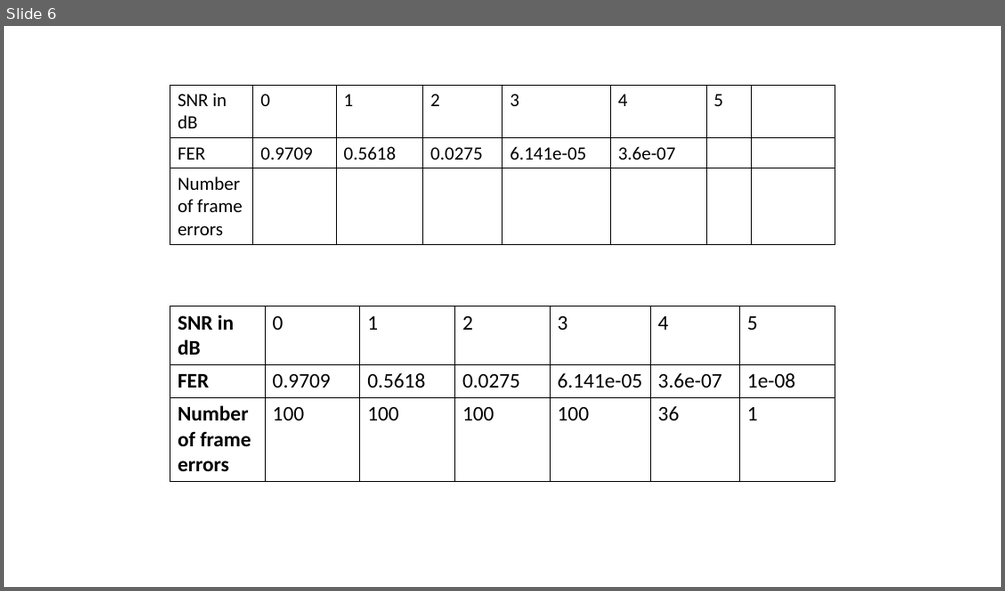
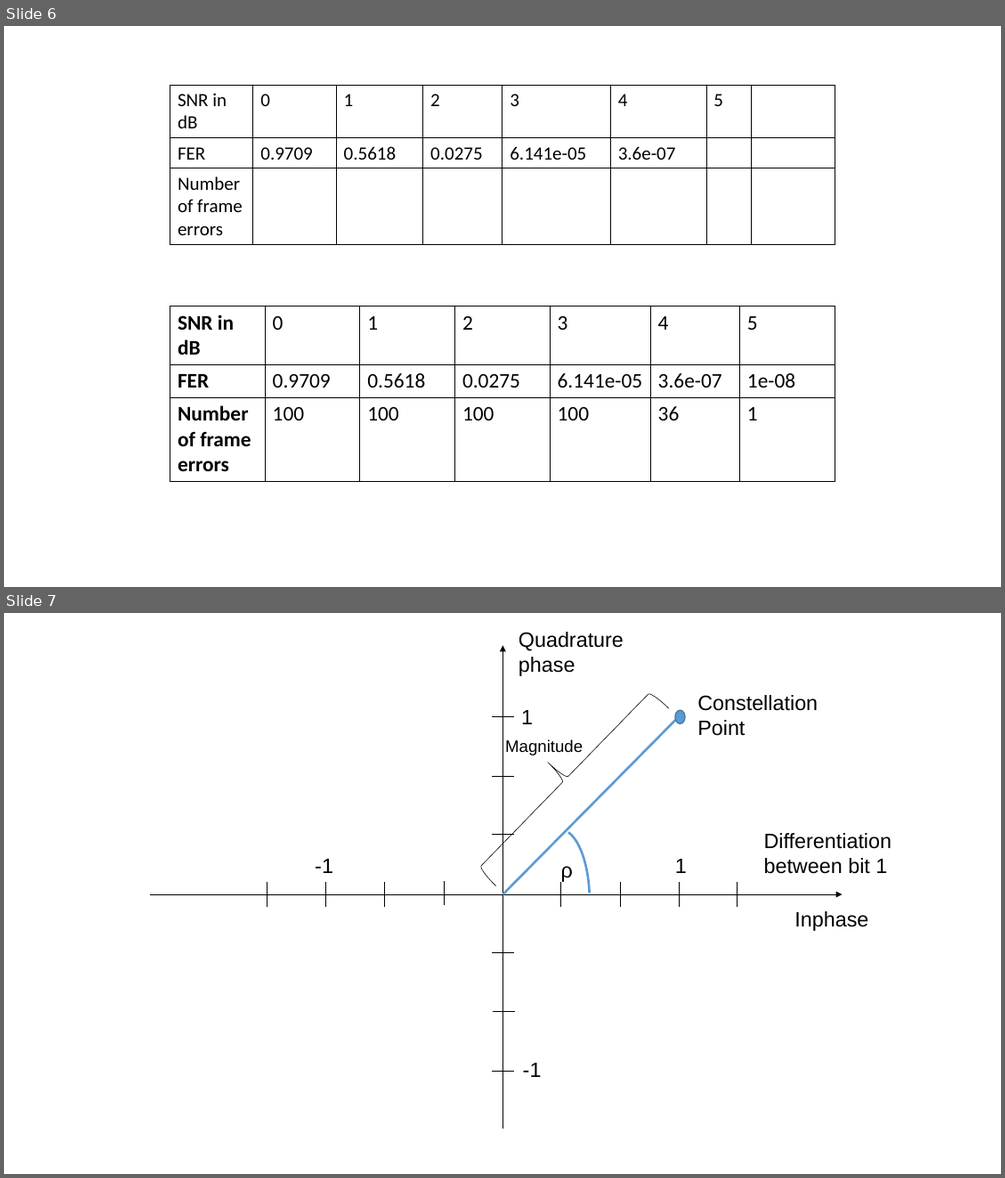
Before and after one commit to ga96jul/Bachelarbeit, a slide deck: Bachelorarbeit/01_Bachelorarbeit_LaTex/02_Figures/interferences.pptx. Shown one above the other, each under a label of ours: slide 6 before the commit, slides 6 and 7 after it. The pictures are 1005x591 and 1005x1178 pixels, drawn with LibreOffice and Linux fonts; fonts in the diff are those of the drawing. Boxes give left, top, right and bottom in pixels: in the first picture for what was removed or moved away, otherwise in the second. Text is boxed around its words. In the diff, an @@ line names an element or a change of style, - is before the commit and + after.

```diff
--- a/Bachelorarbeit/01_Bachelorarbeit_LaTex/02_Figures/interferences.pptx
+++ b/Bachelorarbeit/01_Bachelorarbeit_LaTex/02_Figures/interferences.pptx
@@ slide 7 added at <box>4,613,1001,1174</box>, background #FFFFFF @@
@@ text added at <box>518,632,623,676</box>, 20 pt, text #000000 @@
+Quadrature phase
@@ arrow added from (502, 1129) to (502, 645), #000000 0.5 pt @@
@@ right brace added at <box>461,674,669,886</box>, outline #000000 0.5 pt @@
@@ line added from (492, 716) to (514, 716), #000000 0.5 pt @@
@@ line added from (502, 894) to (680, 716), #5B9BD5 2.25 pt @@
@@ text added at <box>521,710,533,724</box>, 20 pt, text #000000 @@
+1
@@ ellipse added at <box>675,710,685,723</box>, fill #5B9BD5, outline #43739E 1 pt @@
@@ text added at <box>697,695,817,736</box>, 20 pt, text #000000 @@
+Constellation Point
@@ text added at <box>505,739,582,755</box>, 16 pt, text #000000 @@
+Magnitude
@@ line added from (492, 776) to (514, 776), #000000 0.5 pt @@
@@ line added from (492, 835) to (514, 835), #000000 0.5 pt @@
@@ arc (boxed as its full ellipse) added at <box>530,829,590,971</box>, outline #5B9BD5 2.25 pt @@
@@ text added at <box>764,833,892,874</box>, 20 pt, text #000000 @@
+Differentiation between bit 1
@@ text added at <box>315,859,333,873</box>, 20 pt, text #000000 @@
+-1
@@ text added at <box>561,866,573,882</box>, 20 pt, text #000000 @@
+ρ
@@ text added at <box>675,859,687,873</box>, 20 pt, text #000000 @@
+1
@@ arrow added from (151, 894) to (842, 894), #000000 0.5 pt @@
@@ line added from (267, 882) to (267, 907), #000000 0.5 pt @@
@@ line added from (325, 882) to (325, 907), #000000 0.5 pt @@
@@ line added from (385, 882) to (385, 907), #000000 0.5 pt @@
@@ line added from (444, 881) to (444, 906), #000000 0.5 pt @@
@@ line added from (560, 882) to (560, 907), #000000 0.5 pt @@
@@ line added from (620, 882) to (620, 907), #000000 0.5 pt @@
@@ line added from (680, 882) to (680, 907), #000000 0.5 pt @@
@@ line added from (736, 882) to (736, 907), #000000 0.5 pt @@
@@ text added at <box>794,911,868,931</box>, 20 pt, text #000000 @@
+Inphase
@@ line added from (492, 952) to (514, 952), #000000 0.5 pt @@
@@ line added from (493, 1012) to (516, 1012), #000000 0.5 pt @@
@@ text added at <box>523,1062,542,1077</box>, 20 pt, text #000000 @@
+-1
@@ line added from (492, 1070) to (514, 1070), #000000 0.5 pt @@
```
Also in this commit, not shown: 2 slides changed, 32 other files.
